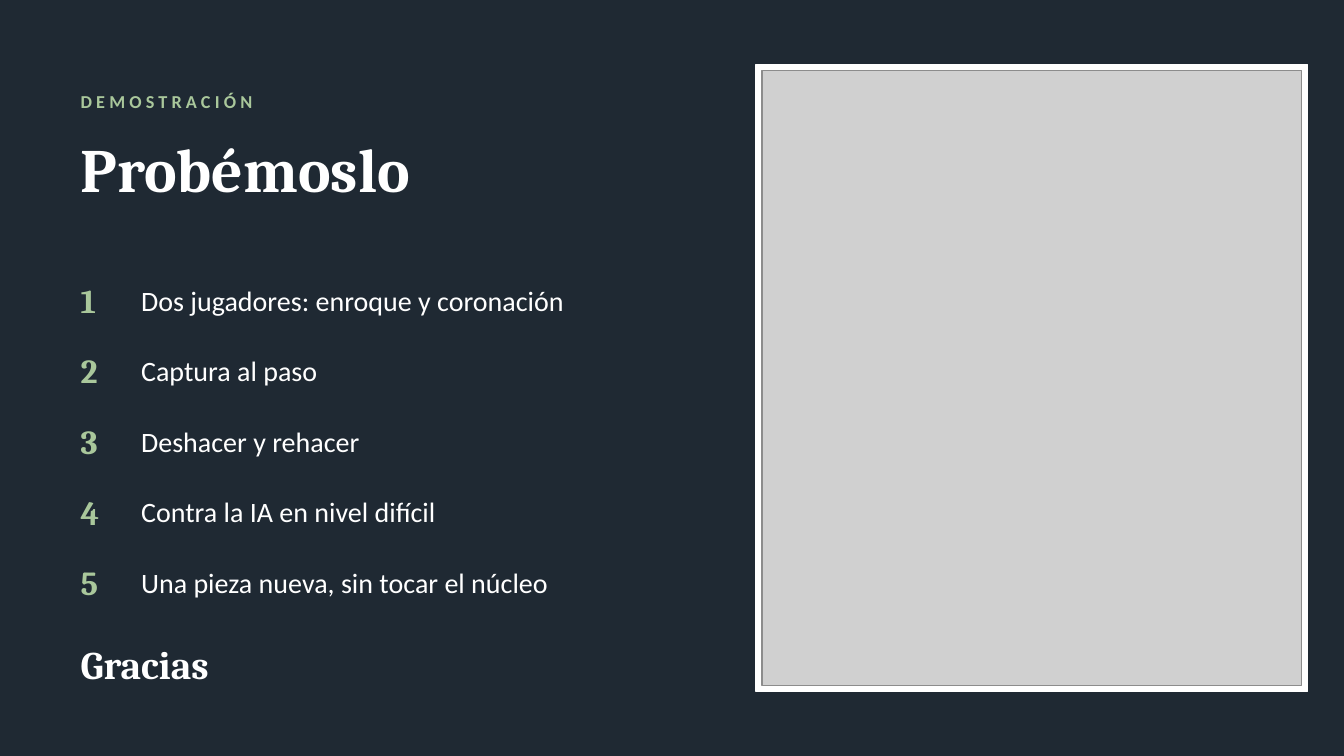
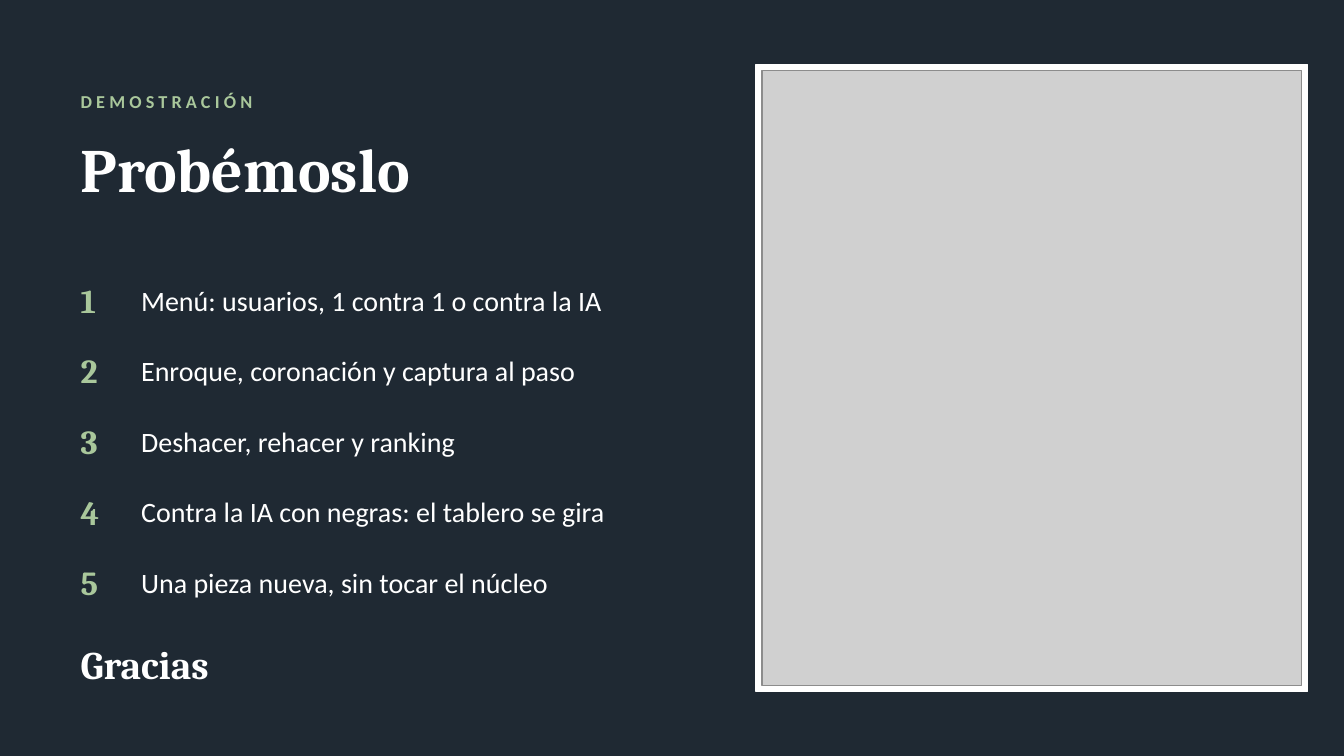
Before and after one commit to Ogstra/tp-ajedrez, a slide deck: slide 19 of docs/presentacion.pptx (slide 18 before the commit). Drawn at 1344x756 pixels with LibreOffice and Linux fonts; fonts in the diff are those of the drawing; grey boxes stand for pictures. Boxes give left, top, right and bottom in pixels: in the first picture for what was removed or moved away, otherwise in the second. Text is boxed around its words. In the diff, an @@ line names an element or a change of style, - is before the commit and + after.

Commit message:
La vista recibe la partida armada por GameBuilder, ventana adaptada al tamano del tablero y documentacion al dia

```diff
--- a/docs/presentacion.pptx
+++ b/docs/presentacion.pptx
@@ text at box(141, 291, 601, 315): text changed @@
-Dos jugadores: enroque y coronación
+Menú: usuarios, 1 contra 1 o contra la IA
@@ text at box(141, 361, 575, 386): text changed @@
-Captura al paso
+Enroque, coronación y captura al paso
@@ text at box(141, 432, 454, 457): text changed @@
-Deshacer y rehacer
+Deshacer, rehacer y ranking
@@ text at box(141, 502, 604, 527): text changed @@
-Contra la IA en nivel difícil
+Contra la IA con negras: el tablero se gira
```
Also in this commit, not shown: 5 other slides changed, 1 slide added, 13 other files.
